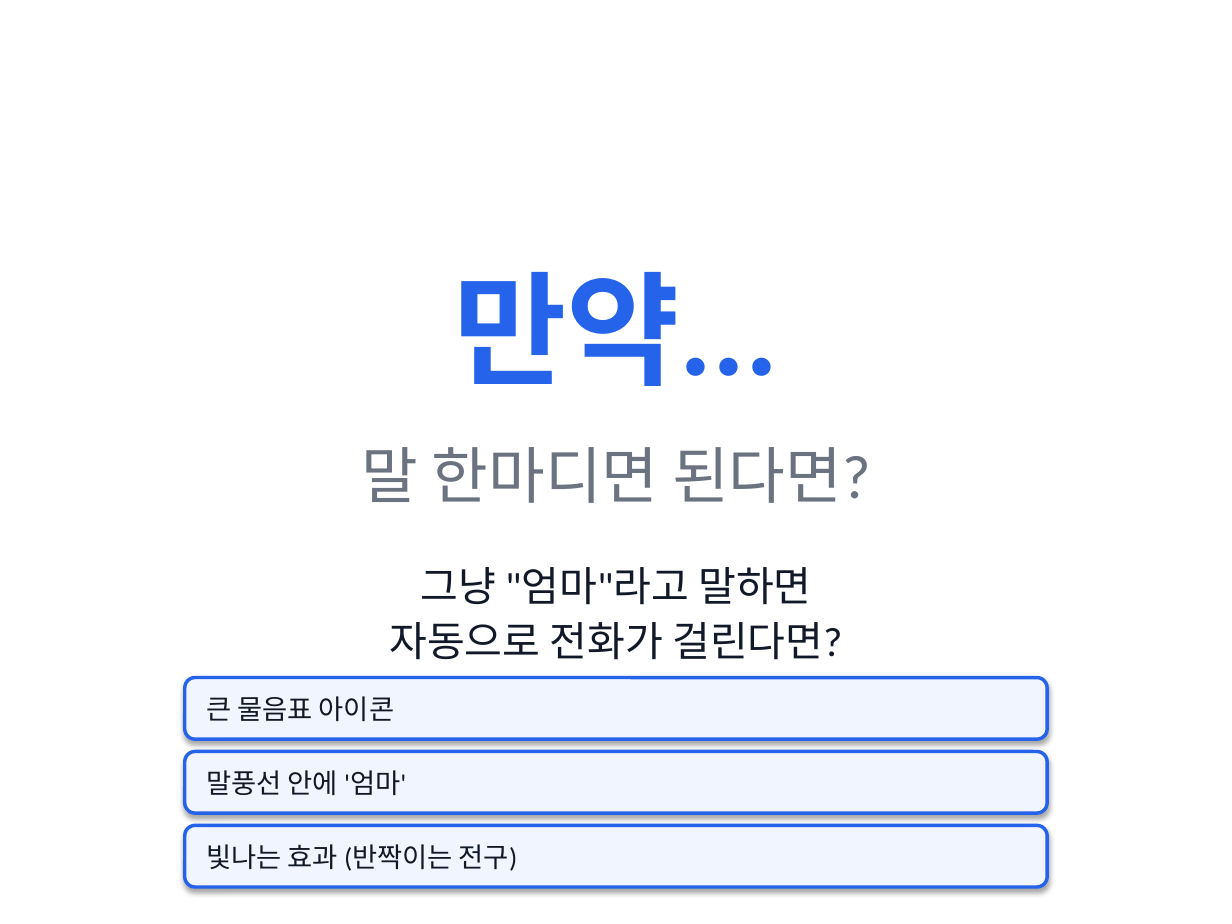
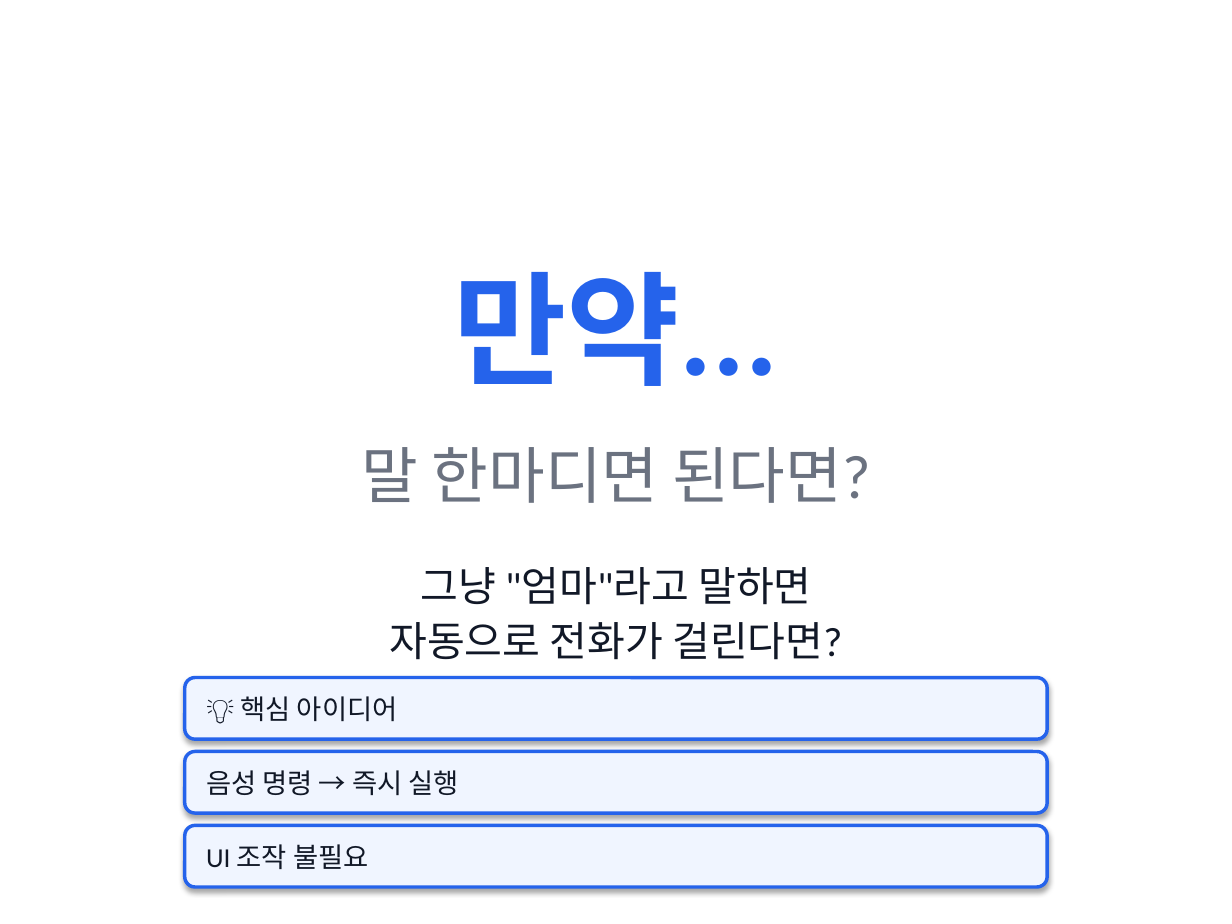
Before and after one commit to twoLoop-40/SoundToAct, a slide deck: slide 3 of presentations/output/SoundToAct_TextBased_Presentation.pptx. Drawn at 1232x924 pixels with LibreOffice and Linux fonts; fonts in the diff are those of the drawing. Boxes give left, top, right and bottom in pixels: in the first picture for what was removed or moved away, otherwise in the second. Text is boxed around its words. In the diff, an @@ line names an element or a change of style, - is before the commit and + after.

```diff
--- a/presentations/output/SoundToAct_TextBased_Presentation.pptx
+++ b/presentations/output/SoundToAct_TextBased_Presentation.pptx
@@ text in rounded rectangle at box(241, 696, 398, 721): text changed @@
-큰 물음표 아이콘
+💡 핵심 아이디어
@@ text in rounded rectangle at box(206, 770, 459, 796): text changed @@
-말풍선 안에 '엄마'
+음성 명령 → 즉시 실행
@@ text in rounded rectangle at box(206, 844, 368, 869): text changed @@
-빛나는 효과 (반짝이는 전구)
+UI 조작 불필요
```
Also in this commit, not shown: 6 other slides changed, 3 slides added, 3 slides removed, 4 other files.
